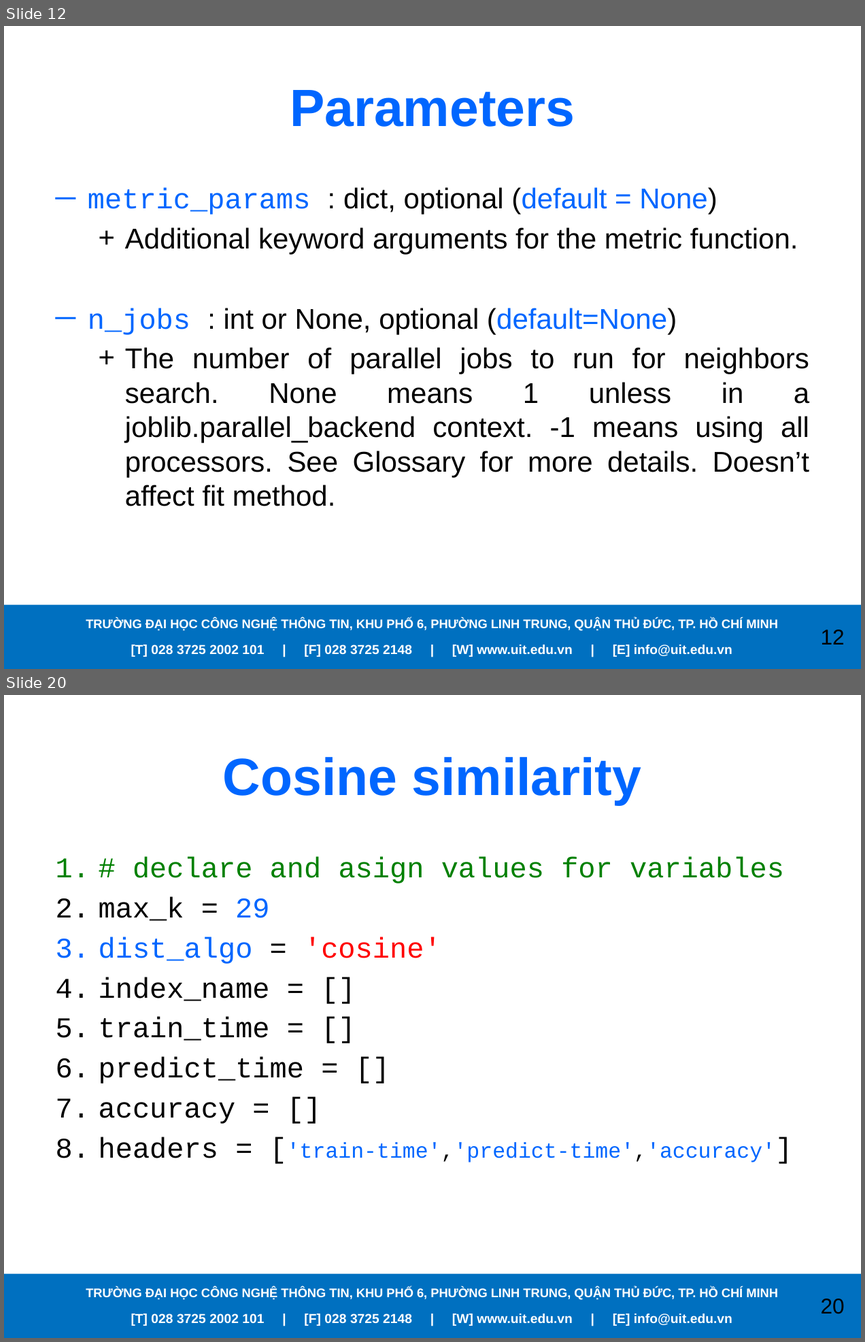
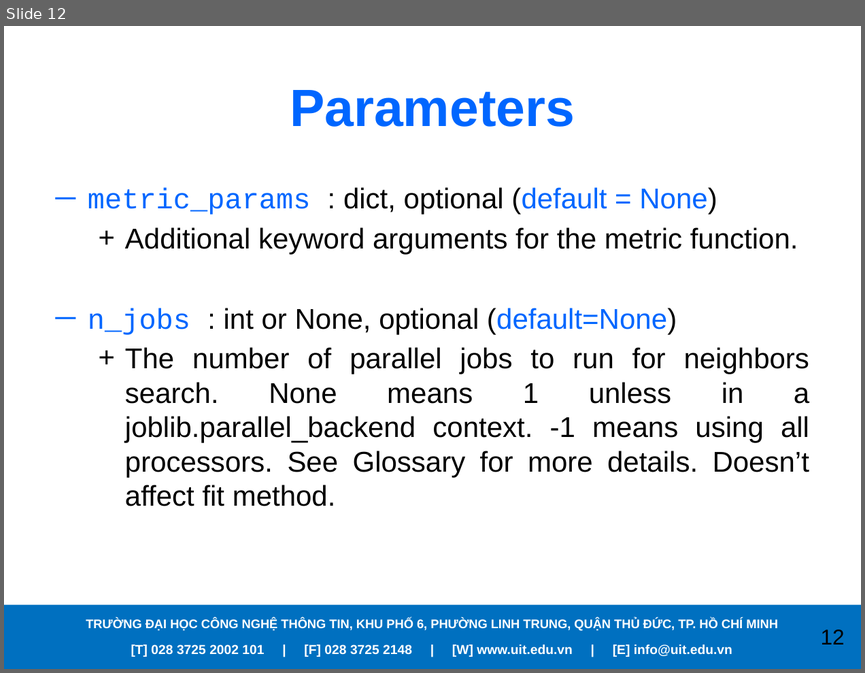
Before and after one commit to RanChiVo/MNIST-with-kNN, a slide deck: Presentation.pptx. Shown one above the other, each under a label of ours: slides 12 and 20 before the commit, slide 12 after it; the slides between them are not shown. The pictures are 865x1342 and 865x673 pixels, drawn with LibreOffice and Linux fonts; fonts in the diff are those of the drawing; background and template pictures are left out. Boxes give left, top, right and bottom in pixels: in the first picture for what was removed or moved away, otherwise in the second. Text is boxed around its words. In the diff, an @@ line names an element or a change of style, - is before the commit and + after.

```diff
--- a/Presentation.pptx
+++ b/Presentation.pptx
@@ slide 20 removed at (x1=4, y1=695, x2=861, y2=1338), background picture (left out); not listed: 4 template elements that a slide beside it also shows @@
@@ title removed at (x1=223, y1=757, x2=641, y2=805) @@
-Cosine similarity
@@ text removed at (x1=99, y1=857, x2=784, y2=1162) @@
-1. # declare and asign values for variables
-2. max_k = 29
-3. dist_algo = 'cosine'
-4. index_name = []
-5. train_time = []
-6. predict_time = []
-7. accuracy = []
-8. headers = ['train-time','predict-time','accuracy']
```
Also in this commit, not shown: 18 other slides removed.
